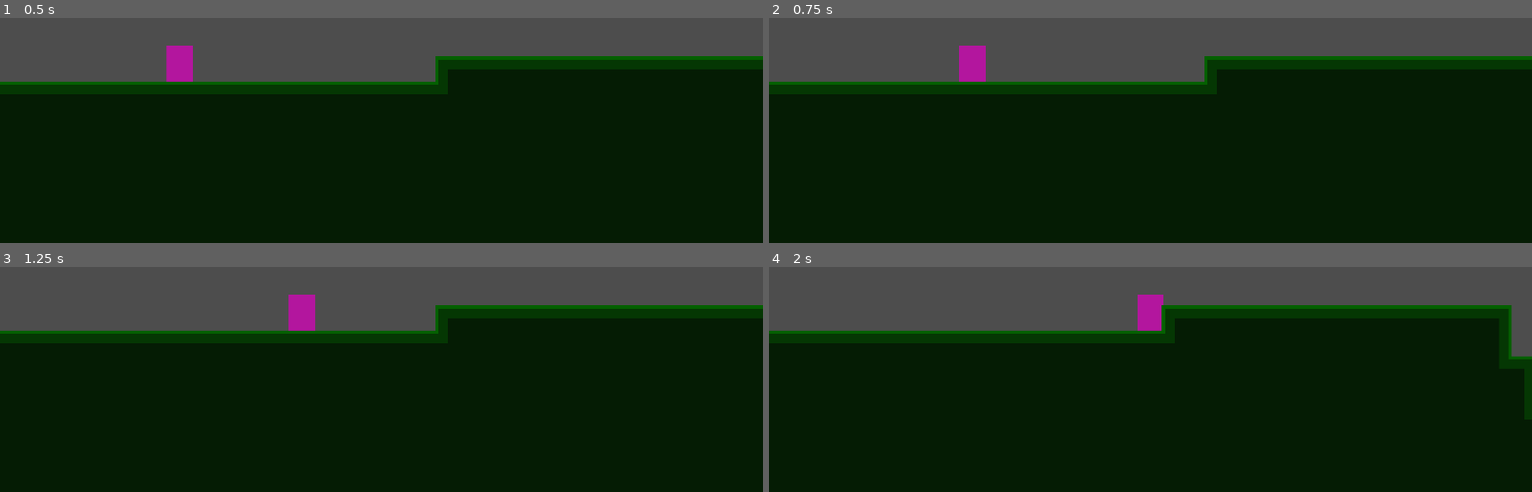
Above: before the commit, frames 1-4 (two rows, left to right).
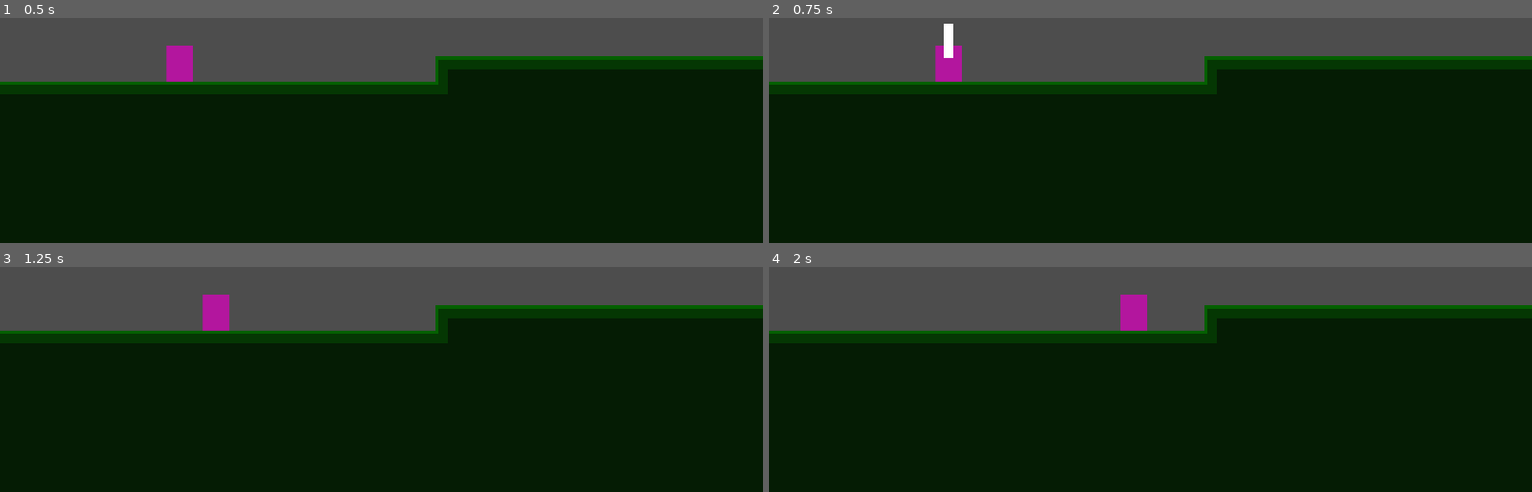
Above: after the commit, the same moments.

Repository: Tass2T/kiwiPtetre
Game: Godot game, scene res://Scenes/game.tscn
Two runs of this game, one before a commit and one after it. Both use one fixed random seed, a clock stepped at 60 frames per second and the inputs below.
Inputs:
- Up to frame 1 (0.5 s): no input
- Up to frame 2 (0.75 s): hold Right (right) from 0.53 s (still down); hold X (attack, bound only after the commit) from 0.53 s (still down)
- Up to frame 3 (1.25 s): keep holding Right (right); keep holding X (attack, bound only after the commit); tap Space (jump) at 0.77 s
- Up to frame 4 (2 s): keep holding Right (right); release X (attack, bound only after the commit) at 1.28 s; tap X (attack, bound only after the commit) at 1.35 s; tap Space (jump) at 1.52 s

Frame 1 is identical in both runs. In frame 2, 1.1% of the frame differs, in the area x 21-29%, y 2-29%; in frame 3, 1.1%; in frame 4, 3.1%, in the area x 46-100%, y 12-68%.

Commit message:
basic attack state

Diff:
--- a/Scenes/player.tscn
+++ b/Scenes/player.tscn
@@ -9,15 +9,101 @@
 [ext_resource type="Script" uid="uid://p1c33qtjnvt5" path="res://Scripts/Player/States/climb_state.gd" id="7_f1ej7"]
 [ext_resource type="Script" uid="uid://bubij62mysy1g" path="res://Scripts/Player/States/bounce_state.gd" id="8_oprun"]
 [ext_resource type="Script" uid="uid://dnnvnrp5gcpn4" path="res://Scripts/Player/States/crouch_state.gd" id="9_ur7pv"]
+[ext_resource type="Script" uid="uid://co6hjdjy7fe2h" path="res://Scripts/Player/States/attack_state.gd" id="10_y4r1p"]
 
 [sub_resource type="RectangleShape2D" id="RectangleShape2D_f60y1"]
 size = Vector2(133, 190)
+
+[sub_resource type="Animation" id="Animation_d2wvv"]
+length = 0.001
+tracks/0/type = "value"
+tracks/0/imported = false
+tracks/0/enabled = true
+tracks/0/path = NodePath("Hammer:position")
+tracks/0/interp = 1
+tracks/0/loop_wrap = true
+tracks/0/keys = {
+"times": PackedFloat32Array(0),
+"transitions": PackedFloat32Array(1),
+"update": 0,
+"values": [Vector2(-25, -209)]
+}
+tracks/1/type = "value"
+tracks/1/imported = false
+tracks/1/enabled = true
+tracks/1/path = NodePath("Hammer:rotation")
+tracks/1/interp = 1
+tracks/1/loop_wrap = true
+tracks/1/keys = {
+"times": PackedFloat32Array(0),
+"transitions": PackedFloat32Array(1),
+"update": 0,
+"values": [0.0]
+}
+tracks/2/type = "value"
+tracks/2/imported = false
+tracks/2/enabled = true
+tracks/2/path = NodePath("Hammer:visible")
+tracks/2/interp = 1
+tracks/2/loop_wrap = true
+tracks/2/keys = {
+"times": PackedFloat32Array(0),
+"transitions": PackedFloat32Array(1),
+"update": 1,
+"values": [false]
+}
+
+[sub_resource type="Animation" id="Animation_y4r1p"]
+resource_name = "hammer_animation"
+length = 0.39999999999999997
+tracks/0/type = "value"
+tracks/0/imported = false
+tracks/0/enabled = true
+tracks/0/path = NodePath("Hammer:position")
+tracks/0/interp = 1
+tracks/0/loop_wrap = true
+tracks/0/keys = {
+"times": PackedFloat32Array(0, 0.3),
+"transitions": PackedFloat32Array(1, 1),
+"update": 1,
+"values": [Vector2(-25, -209), Vector2(231, -25)]
+}
+tracks/1/type = "value"
+tracks/1/imported = false
+tracks/1/enabled = true
+tracks/1/path = NodePath("Hammer:rotation")
+tracks/1/interp = 1
+tracks/1/loop_wrap = true
+tracks/1/keys = {
+"times": PackedFloat32Array(0, 0.3),
+"transitions": PackedFloat32Array(1, 1),
+"update": 1,
+"values": [0.0, 1.5707963267948966]
+}
+tracks/2/type = "value"
+tracks/2/imported = false
+tracks/2/enabled = true
+tracks/2/path = NodePath("Hammer:visible")
+tracks/2/interp = 1
+tracks/2/loop_wrap = true
+tracks/2/keys = {
+"times": PackedFloat32Array(0, 0.4),
+"transitions": PackedFloat32Array(1, 1),
+"update": 1,
+"values": [true, false]
+}
+
+[sub_resource type="AnimationLibrary" id="AnimationLibrary_d2wvv"]
+_data = {
+&"RESET": SubResource("Animation_d2wvv"),
+&"hammer_animation": SubResource("Animation_y4r1p")
+}
 
 [node name="Player" type="CharacterBody2D" unique_id=1752384532 groups=["player"]]
 collision_mask = 6
 script = ExtResource("1_smehm")
 
-[node name="ColorRect" type="ColorRect" parent="." unique_id=1273994253]
+[node name="PlaceholderSprite" type="ColorRect" parent="." unique_id=1273994253]
 offset_left = -66.0
 offset_top = -95.0
 offset_right = 67.0
@@ -60,6 +146,9 @@
 [node name="Crouch" type="Node" parent="States" unique_id=380754699]
 script = ExtResource("9_ur7pv")
 
+[node name="Attack" type="Node" parent="States" unique_id=2043111228]
+script = ExtResource("10_y4r1p")
+
 [node name="Ray_Right" type="RayCast2D" parent="." unique_id=482022923]
 position = Vector2(67, 0)
 target_position = Vector2(30, 0)
@@ -70,4 +159,16 @@
 target_position = Vector2(-30, 0)
 collision_mask = 4
 
+[node name="Hammer" type="ColorRect" parent="." unique_id=1344289342]
+visible = false
+visibility_layer = 2
+offset_left = -25.0
+offset_top = -209.0
+offset_right = 24.999512
+offset_bottom = -36.0
+
+[node name="AnimationPlayer" type="AnimationPlayer" parent="." unique_id=128925131]
+libraries/ = SubResource("AnimationLibrary_d2wvv")
+
 [connection signal="timeout" from="States/Run/CoyoteTimer" to="States/Run" method="_on_coyote_timer_timeout"]
+[connection signal="animation_finished" from="AnimationPlayer" to="States/Attack" method="_on_animation_player_animation_finished"]
--- /dev/null
+++ b/Scripts/Player/States/attack_state.gd
@@ -0,0 +1,20 @@
+class_name Attack_State extends State
+
+@onready var animation_player: AnimationPlayer = $"../../AnimationPlayer"
+@onready var idle_state: Idle_State = $"../Idle"
+
+var shouldExit: bool = false
+
+func Enter() -> void:
+	shouldExit = false
+	animation_player.play("hammer_animation")
+
+func Physics_Process(_delta: float) -> State:
+	if shouldExit: return idle_state
+
+	return null
+
+
+func _on_animation_player_animation_finished(anim_name: StringName) -> void:
+	if anim_name == "hammer_animation":
+		shouldExit = true
--- a/Scripts/Player/States/bounce_state.gd
+++ b/Scripts/Player/States/bounce_state.gd
@@ -4,6 +4,7 @@
 @onready var idle_state: Idle_State = $"../Idle"
 
 func Enter() -> void:
+	print('bounce')
 	Initialize_Bounce()
 
 func Physics_Process(delta: float) -> State:
--- a/Scripts/Player/States/fall_state.gd
+++ b/Scripts/Player/States/fall_state.gd
@@ -5,7 +5,6 @@
 @onready var climb_state: Climb_State = $"../Climb"
 
 func Physics_Process(delta: float) -> State:
-
 	if player.is_on_floor():
 		return idle_state
 
--- a/Scripts/Player/States/idle_state.gd
+++ b/Scripts/Player/States/idle_state.gd
@@ -4,12 +4,12 @@
 @onready var fall_state: Node = $"../Fall"
 @onready var jump_state : Node = $"../Jump"
 @onready var crouch_state: Crouch_State = $"../Crouch"
+@onready var attack_state: Attack_State = $"../Attack"
 
 func Physics_Process(_delta: float) -> State:
-
 	player.velocity.x = lerp(player.velocity.x, 0.0, player.FRICTION)
 
-	if not player.is_on_floor():
+	if !player.is_on_floor():
 		return fall_state
 
 	if player.direction != 0.0:
@@ -23,4 +23,7 @@
 	elif input.is_action_pressed("down"):
 		return crouch_state
 
+	if input.is_action_pressed("attack"):
+		return attack_state
+
 	return null
--- a/Scripts/Player/States/jump_state.gd
+++ b/Scripts/Player/States/jump_state.gd
@@ -7,7 +7,6 @@
 	player.velocity.y -= player.JUMP_SPEED
 
 func Physics_Process(delta: float) -> State:
-
 	if player.velocity.y > 0:
 		return fall_state
 
--- a/Scripts/Player/States/run_state.gd
+++ b/Scripts/Player/States/run_state.gd
@@ -10,9 +10,8 @@
 var coyote: bool = false
 var last_floor: bool = false
 
-func _ready() -> void:
+func Enter() -> void:
 	coyote_timer.wait_time = COYOTE_FRAMES / 60.0
-
 
 func Physics_Process(_delta: float) -> State:
 
@@ -30,11 +29,7 @@
 	if player.direction != 0:
 		player.velocity.x = lerp(player.velocity.x, player.direction * player.MAX_SPEED, player.ACCELERATION)
 	else:
-		player.velocity.x = lerp(player.velocity.x, 0.0, player.FRICTION)
-
-	if player.velocity.x == 0:
 		return idle_state
-
 
 	return null
 
--- a/project.godot
+++ b/project.godot
@@ -61,6 +61,11 @@
 "events": [Object(InputEventKey,"resource_local_to_scene":false,"resource_name":"","device":-1,"window_id":0,"alt_press …(191 unchanged characters)…
 ]
 }
+attack={
+"deadzone": 0.2,
+"events": [Object(InputEventKey,"resource_local_to_scene":false,"resource_name":"","device":-1,"window_id":0,"alt_pressed":false,"shift_pressed":false,"ctrl_pressed":false,"meta_pressed":false,"pressed":false,"keycode":0,"physical_keycode":88,"key_label":0,"unicode":120,"location":0,"echo":false,"script":null)
+]
+}
 
 [physics]
 
--- a/scripts/enemies/base.gd
+++ b/scripts/enemies/base.gd
@@ -38,10 +38,6 @@
 
 func _on_area_2d_body_entered(body: Node2D) -> void:
 	if body is Player:
-		var y_delta = position.y - body.position.y
-		if y_delta > 90:
-			print("destroy enemy")
-		else:
 			body.decrease_life()
 
 
Not shown, added: Scripts/Player/States/attack_state.gd.uid
